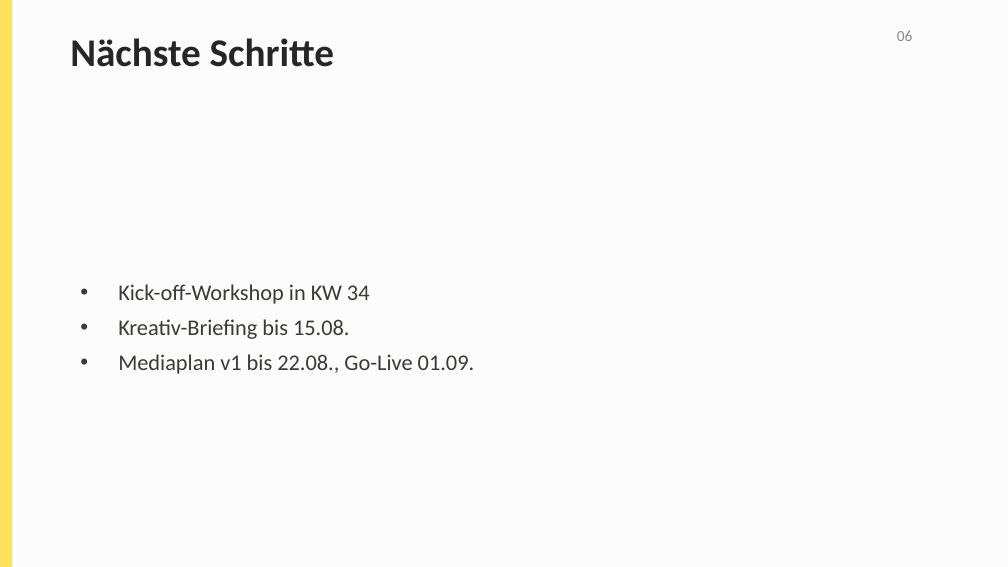
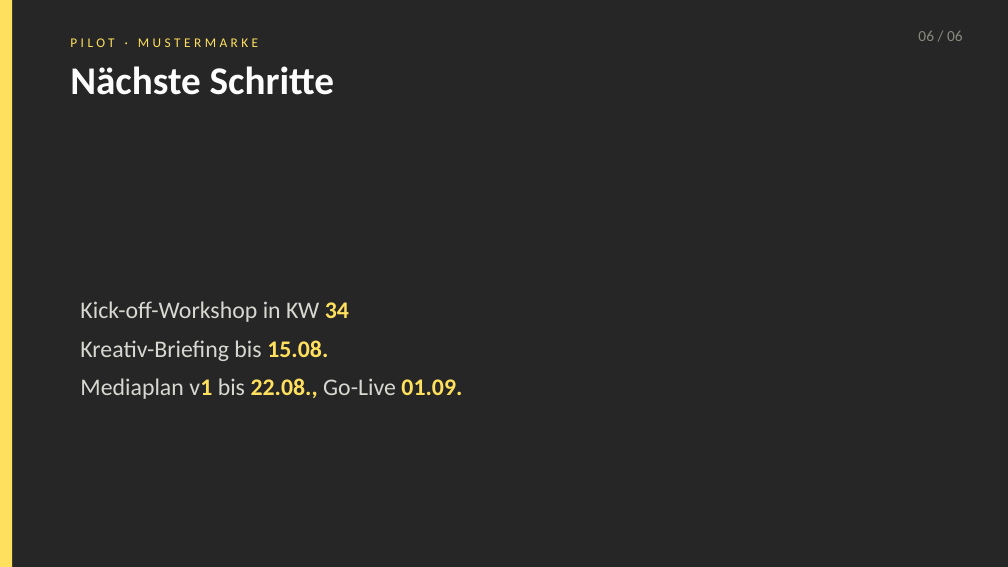
Before and after one commit to CeeKay1901/pilot-skillmarkt, a slide deck: slide 7 of demo/pptx/pitch-deck.pptx. Drawn at 1008x567 pixels with LibreOffice and Linux fonts; fonts in the diff are those of the drawing. Boxes give left, top, right and bottom in pixels: in the first picture for what was removed or moved away, otherwise in the second. Text is boxed around its words. In the diff, an @@ line names an element or a change of style, - is before the commit and + after.

```diff
--- a/demo/pptx/pitch-deck.pptx
+++ b/demo/pptx/pitch-deck.pptx
@@ background #FCFCFC to #262626 @@
@@ text added at bbox=[70, 38, 258, 47], 9.5 pt, text #FFE05E @@
+PILOT · MUSTERMARKE
@@ text at bbox=[918, 31, 963, 41]: text changed @@
-06
+06 / 06
@@ text "Nächste Schritte": place and size @@
-text "Nächste Schritte" at bbox=[70, 38, 334, 67]
+text "Nächste Schritte" at bbox=[70, 66, 334, 95]
@@ text "Nächste Schritte" at bbox=[70, 66, 334, 95]: text colour #262626 to #FCFCFC @@
@@ text "Kick-off-Workshop in KW 34": place and size @@
-text "Kick-off-Workshop in KW 34" at bbox=[118, 284, 475, 374]
+text "Kick-off-Workshop in KW 34" at bbox=[80, 301, 462, 399]
@@ text "Kick-off-Workshop in KW 34" at bbox=[80, 301, 462, 399]: size 16 to 17 pt; text colour #3A3A36 to #D8D8D2 in "Kick-off-Workshop in KW", "Kreativ-Briefing bis", "Mediaplan v1 bis Go-Live"; text colour #3A3A36 to #FFE05E, bold on in "34", "15.08.", "v1 22.08., 01.09."; indent changed; line spacing 1.3 to 1.35 @@
```
Also in this commit, not shown: 6 other slides changed, 5 other files.
